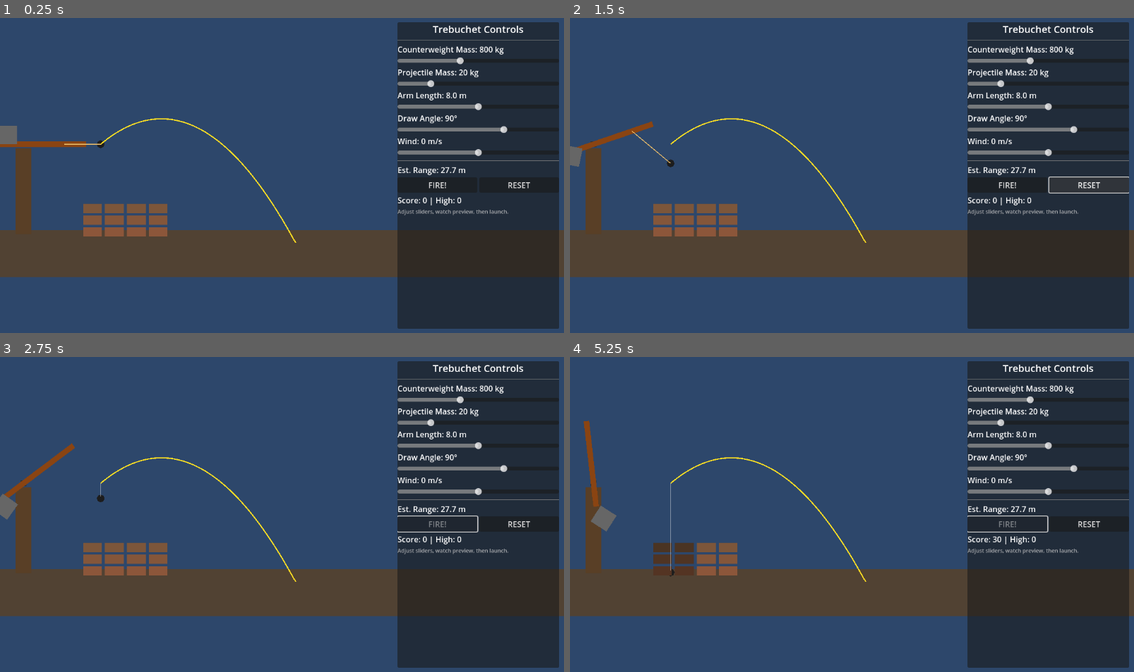
Above: before the commit, frames 1-4 (two rows, left to right).
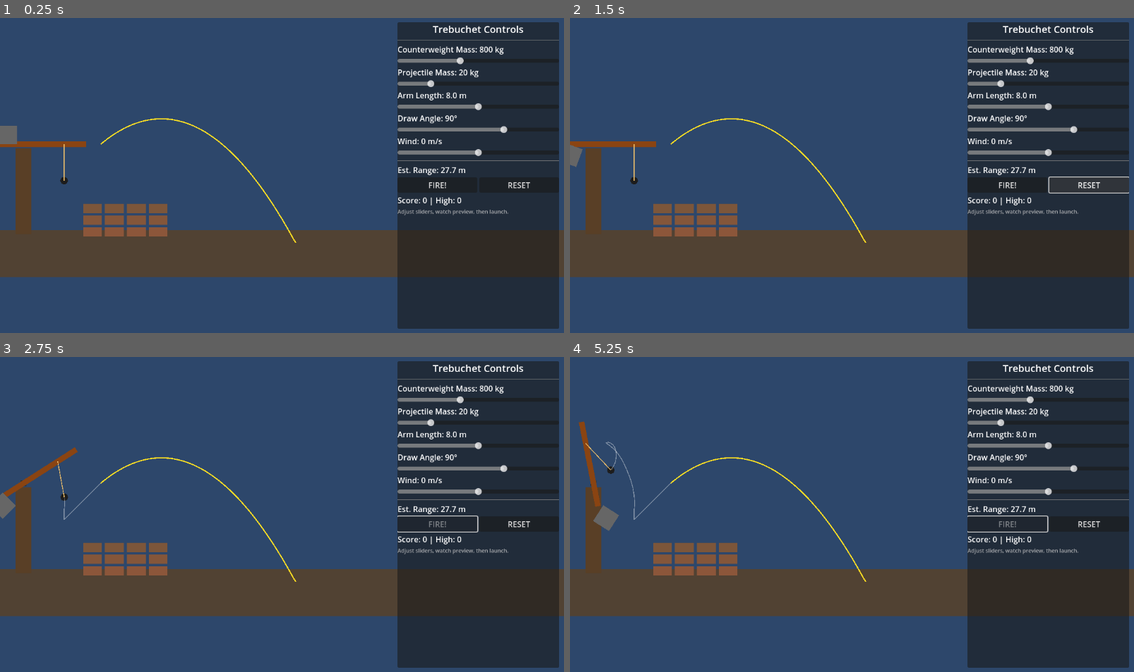
Above: after the commit, the same moments.

Repository: TrebuchetDynamics/trebuchet-dynamics-simulation
Game: Godot game, scene res://scenes/Trebuchet.tscn
Two runs of this game, one before a commit and one after it. Both use one fixed random seed, a clock stepped at 60 frames per second and the inputs below.
Inputs:
- Up to frame 1 (0.25 s): no input
- Up to frame 2 (1.5 s): click "FIRE!" at 0.5 s; click "RESET" at 1.25 s
- Up to frame 3 (2.75 s): click "FIRE!" at 2 s
- Up to frame 4 (5.25 s): no input

The runs differ from the first frame. In frame 1, 0.1% of the frame differs, in the area x 10-19%, y 38-53%; in frame 2, 0.5%; in frame 3, 0.4%; in frame 4, 1.2%, in the area x 1-83%, y 20-72%.

Commit message:
feat: Implement rigid body sling and IK-based cocking for realistic trebuchet physics

Diff:
--- a/scenes/Trebuchet.tscn
+++ b/scenes/Trebuchet.tscn
@@ -33,7 +33,6 @@
 position = Vector2(300, 400)
 
 [node name="Frame" type="StaticBody2D" parent="Simulation/TrebuchetRig"]
-visible = true
 collision_layer = 0
 collision_mask = 0
 
@@ -46,7 +45,6 @@
 
 [node name="Pivot" type="StaticBody2D" parent="Simulation/TrebuchetRig"]
 position = Vector2(0, -120)
-visible = true
 collision_layer = 0
 collision_mask = 0
 
@@ -59,7 +57,6 @@
 
 [node name="Arm" type="RigidBody2D" parent="Simulation/TrebuchetRig"]
 position = Vector2(0, -120)
-visible = true
 mass = 30.0
 freeze = true
 linear_damp = 0.1
@@ -76,7 +73,6 @@
 
 [node name="Counterweight" type="RigidBody2D" parent="Simulation/TrebuchetRig"]
 position = Vector2(0, -220)
-visible = true
 mass = 800.0
 linear_damp = 0.2
 angular_damp = 0.1
@@ -106,21 +102,11 @@
 position = Vector2(0, -120)
 node_a = NodePath("../Pivot")
 node_b = NodePath("../Arm")
-disable_collision = true
 
 [node name="JointCounterweight" type="PinJoint2D" parent="Simulation/TrebuchetRig"]
 position = Vector2(0, -200)
 node_a = NodePath("../Arm")
 node_b = NodePath("../Counterweight")
-disable_collision = true
-
-[node name="JointSling" type="DampedSpringJoint2D" parent="Simulation/TrebuchetRig"]
-position = Vector2(0, -20)
-node_a = NodePath("../Arm")
-node_b = NodePath("../Projectile")
-rest_length = 80.0
-stiffness = 420.0
-damping = 12.0
 
 [node name="SlingLine" type="Line2D" parent="Simulation/TrebuchetRig"]
 points = PackedVector2Array(0, -20, 0, 60)
@@ -146,6 +132,7 @@
 position = Vector2(960, 540)
 
 [node name="CollisionShape2D" type="CollisionShape2D" parent="Simulation/GroundCollider"]
+position = Vector2(0, 194)
 shape = SubResource("RectGround")
 
 [node name="CanvasLayer" type="CanvasLayer" parent="."]
--- a/scripts/Trebuchet.gd
+++ b/scripts/Trebuchet.gd
@@ -7,8 +7,9 @@
 const GROUND_CHECK_Y := GROUND_Y + PROJ_RADIUS
 const GRAVITY := 9.81
 const WIND_FORCE_SCALE := 32.0
-const SLING_STIFFNESS := 150.0
-const SLING_DAMPING := 20.0
+const SLING_SEGMENT_WIDTH := 4.0
+
+
 const SIM_STEPS := 220
 const TRAJECTORY_DT := 0.03
 const TRAIL_POINT_DISTANCE := 6.0
@@ -34,7 +35,7 @@
 	"projectile": {"title": "Projectile Mass (kg)", "min": 1.0, "max": 100.0, "step": 1.0, "format": "Projectile Mass: %.0f kg"},
 	"arm": {"title": "Arm Length (m)", "min": 4.0, "max": 12.0, "step": 0.1, "format": "Arm Length: %.1f m"},
 	"draw": {"title": "Draw Angle (deg)", "min": 30.0, "max": 120.0, "step": 1.0, "format": "Draw Angle: %.0f°"},
-	"wind": {"title": "Wind Force (m/s)", "min": -20.0, "max": 20.0, "step": 1.0, "format": "Wind: %.0f m/s"},
+	"wind": {"title": "Wind Force (m/s)", "min": - 20.0, "max": 20.0, "step": 1.0, "format": "Wind: %.0f m/s"},
 }
 
 var slider_refs: Dictionary = {}
@@ -66,8 +67,11 @@
 var projectile_body: RigidBody2D
 var joint_pivot: PinJoint2D
 var joint_counterweight: PinJoint2D
-var joint_sling: DampedSpringJoint2D = null
+var joint_arm_sling: PinJoint2D
+var joint_sling_proj: PinJoint2D
+var sling_body: RigidBody2D
 var sling_line: Line2D
+
 
 var arm_short_length_px: float = 60.0
 var arm_long_length_px: float = 160.0
@@ -108,7 +112,8 @@
 	projectile_body = trebuchet_rig.get_node("Projectile") as RigidBody2D
 	joint_pivot = trebuchet_rig.get_node("JointPivot") as PinJoint2D
 	joint_counterweight = trebuchet_rig.get_node("JointCounterweight") as PinJoint2D
-	joint_sling = trebuchet_rig.get_node_or_null("JointSling") as DampedSpringJoint2D
+
+
 	sling_line = trebuchet_rig.get_node("SlingLine") as Line2D
 	ui_root = _get_or_create_ui_root()
 	projectile_body.continuous_cd = RigidBody2D.CCD_MODE_CAST_RAY
@@ -120,11 +125,12 @@
 		joint_pivot.softness = 0.0
 	if joint_counterweight:
 		joint_counterweight.softness = 0.0
+		joint_counterweight.disable_collision = true
 	arm_body.gravity_scale = grav_scale
 	counterweight_body.gravity_scale = grav_scale
 	projectile_body.gravity_scale = grav_scale
 
-func _physics_process(delta: float) -> void:
+func _physics_process(_delta: float) -> void:
 	if not projectile_body:
 		return
 	var global_pos: Vector2 = projectile_body.global_position
@@ -444,42 +450,61 @@
 		var hinge_global := arm_body.to_global(Vector2(0, -arm_short_length_px))
 		joint_counterweight.position = trebuchet_rig.to_local(hinge_global)
 		joint_counterweight.disable_collision = true
-	if joint_sling and arm_body and trebuchet_rig:
-		var sling_anchor_global := _arm_tip_global()
-		joint_sling.node_a = NodePath("../Arm")
-		joint_sling.node_b = NodePath("../Projectile")
-		joint_sling.position = trebuchet_rig.to_local(sling_anchor_global)
-		joint_sling.rest_length = sling_length_px
-		joint_sling.stiffness = SLING_STIFFNESS
-		joint_sling.damping = SLING_DAMPING
-		joint_sling.disable_collision = true
+
 
 func _cock_trebuchet() -> void:
 	if not arm_body or not projectile_body:
 		return
-	_ensure_sling_joint()
-	var cock_angle: float = -float(clamp(slider_state["draw"], 40.0, 120.0))
+
+	# 1. Set Arm Angle
+	var cock_angle: float = - float(clamp(slider_state["draw"], 40.0, 120.0))
 	_set_bodies_frozen(true)
-	arm_body.can_sleep = false
-	counterweight_body.can_sleep = false
-	projectile_body.can_sleep = false
 	arm_body.rotation_degrees = cock_angle
 	arm_body.linear_velocity = Vector2.ZERO
 	arm_body.angular_velocity = 0.0
+
+	# 2. Position Counterweight
 	var counter_anchor_global := arm_body.to_global(Vector2(0, -arm_short_length_px))
 	var counter_local := trebuchet_rig.to_local(counter_anchor_global + Vector2(0, -COUNTER_HINGE_DROP))
 	counterweight_body.position = counter_local
 	counterweight_body.linear_velocity = Vector2.ZERO
 	counterweight_body.angular_velocity = 0.0
-	var projectile_global := arm_body.to_global(Vector2(0, arm_long_length_px + sling_length_px))
-	projectile_body.position = trebuchet_rig.to_local(projectile_global)
+
+	# 3. Calculate Projectile & Sling Position (IK)
+	var tip_global := _arm_tip_global()
+	var ground_y_local := trebuchet_rig.to_local(Vector2(0, GROUND_CHECK_Y - PROJ_RADIUS)).y
+	var tip_local := trebuchet_rig.to_local(tip_global)
+
+	# Default: Hanging straight down
+	var proj_local := tip_local + Vector2(0, sling_length_px)
+
+	# Ground collision check (Circle-Line intersection)
+	if proj_local.y > ground_y_local:
+		var dy := ground_y_local - tip_local.y
+		# If arm tip is below ground (unlikely but possible), clamp
+		if dy < 0:
+			proj_local = Vector2(tip_local.x, ground_y_local)
+		elif dy < sling_length_px:
+			# Calculate horizontal offset to maintain sling length
+			var dx := sqrt(sling_length_px * sling_length_px - dy * dy)
+			# Place projectile "behind" the swing direction (to the right if arm is cocked left/up)
+			# Arm is cocked negative degrees (left/up). Swing goes right.
+			# Projectile usually drags behind.
+			proj_local = Vector2(tip_local.x + dx, ground_y_local)
+
+	projectile_body.position = proj_local
 	projectile_body.rotation = 0.0
 	projectile_body.linear_velocity = Vector2.ZERO
 	projectile_body.angular_velocity = 0.0
+
+	# 4. Rebuild Sling Rig
+	_rebuild_sling_rig(tip_local, proj_local)
+
 	_update_joint_targets()
 	sling_attached = true
 	released = false
 	armed = false
+
 
 func _set_bodies_frozen(flag: bool) -> void:
 	for body in [arm_body, counterweight_body, projectile_body]:
@@ -487,49 +512,113 @@
 			body.freeze = flag
 			if flag:
 				body.sleeping = true
-
-func _ensure_sling_joint() -> void:
-	if not trebuchet_rig or not arm_body or not projectile_body:
-		return
-	if joint_sling and is_instance_valid(joint_sling):
-		_update_joint_targets()
-		return
-	joint_sling = DampedSpringJoint2D.new()
-	joint_sling.name = "JointSling"
-	joint_sling.node_a = NodePath("../Arm")
-	joint_sling.node_b = NodePath("../Projectile")
-	joint_sling.disable_collision = true
-	joint_sling.stiffness = SLING_STIFFNESS
-	joint_sling.damping = SLING_DAMPING
-	trebuchet_rig.add_child(joint_sling)
-	_update_joint_targets()
+	if sling_body and is_instance_valid(sling_body):
+		sling_body.freeze = flag
+		if flag:
+			sling_body.sleeping = true
+
+
+func _rebuild_sling_rig(tip_local: Vector2, proj_local: Vector2) -> void:
+	# Cleanup old rig
+	if sling_body and is_instance_valid(sling_body):
+		sling_body.queue_free()
+	if joint_arm_sling and is_instance_valid(joint_arm_sling):
+		joint_arm_sling.queue_free()
+	if joint_sling_proj and is_instance_valid(joint_sling_proj):
+		joint_sling_proj.queue_free()
+
+	sling_body = null
+	joint_arm_sling = null
+	joint_sling_proj = null
+
+	# Create single rigid sling body
+	var sling_vec := proj_local - tip_local
+	var sling_len := sling_vec.length()
+	var angle := sling_vec.angle()
+
+	sling_body = RigidBody2D.new()
+	sling_body.name = "SlingBody"
+	sling_body.mass = 0.5 # Light but not massless
+	sling_body.gravity_scale = grav_scale
+	sling_body.linear_damp = 0.05
+	sling_body.angular_damp = 0.05
+	sling_body.collision_layer = 0
+	sling_body.collision_mask = 0
+
+	# Position at midpoint
+	var midpoint := (tip_local + proj_local) * 0.5
+	sling_body.position = midpoint
+	sling_body.rotation = angle + PI / 2
+
+	# Shape for mass distribution
+	var shape := RectangleShape2D.new()
+	shape.size = Vector2(SLING_SEGMENT_WIDTH, sling_len)
+	var coll := CollisionShape2D.new()
+	coll.shape = shape
+	sling_body.add_child(coll)
+
+	trebuchet_rig.add_child(sling_body)
+
+	# Pin joint: Arm -> Sling (at arm tip)
+	joint_arm_sling = PinJoint2D.new()
+	joint_arm_sling.name = "JointArmSling"
+	joint_arm_sling.node_a = arm_body.get_path()
+	joint_arm_sling.node_b = sling_body.get_path()
+	joint_arm_sling.position = tip_local
+	joint_arm_sling.disable_collision = true
+	joint_arm_sling.softness = 0.0
+	trebuchet_rig.add_child(joint_arm_sling)
+
+	# Pin joint: Sling -> Projectile (at projectile)
+	joint_sling_proj = PinJoint2D.new()
+	joint_sling_proj.name = "JointSlingProj"
+	joint_sling_proj.node_a = sling_body.get_path()
+	joint_sling_proj.node_b = projectile_body.get_path()
+	joint_sling_proj.position = proj_local
+	joint_sling_proj.disable_collision = true
+	joint_sling_proj.softness = 0.0
+	trebuchet_rig.add_child(joint_sling_proj)
+
 
 func _release_projectile() -> void:
 	released = true
 	sling_attached = false
-	if joint_sling and is_instance_valid(joint_sling):
-		joint_sling.queue_free()
-	joint_sling = null
+	if joint_sling_proj and is_instance_valid(joint_sling_proj):
+		joint_sling_proj.queue_free()
+		joint_sling_proj = null
+
 
 func _check_release_condition() -> void:
 	if released or not armed:
 		return
-	var tip_vector := (_arm_tip_global() - arm_body.global_position).normalized()
-	var angle: float = abs(rad_to_deg(Vector2.RIGHT.angle_to(tip_vector)))
-	if angle <= release_angle_tolerance_deg:
+	# Release when arm is perpendicular to ground (pointing straight up)
+	# This is when the arm's rotation is approximately 90 degrees (PI/2 radians)
+	var arm_angle_deg: float = rad_to_deg(arm_body.rotation)
+	# Normalize to -180 to 180 range
+	while arm_angle_deg > 180.0:
+		arm_angle_deg -= 360.0
+	while arm_angle_deg < -180.0:
+		arm_angle_deg += 360.0
+
+	# Release when arm is vertical (90 degrees ± tolerance)
+	# Since arm starts at negative angle and swings up, we check for 90 degrees
+	if abs(arm_angle_deg - 90.0) <= release_angle_tolerance_deg:
 		_release_projectile()
+
 
 func _update_sling_line() -> void:
 	if not sling_line or not arm_body:
 		return
-	var anchor := trebuchet_rig.to_local(_arm_tip_global())
 	var points := PackedVector2Array()
-	points.append(anchor)
-	if sling_attached:
+	points.append(trebuchet_rig.to_local(_arm_tip_global()))
+
+	if sling_attached and sling_body and is_instance_valid(sling_body):
 		points.append(trebuchet_rig.to_local(projectile_body.global_position))
 	else:
-		points.append(anchor)
+		points.append(trebuchet_rig.to_local(_arm_tip_global()))
+
 	sling_line.points = points
+
 
 func _arm_tip_global() -> Vector2:
 	return arm_body.to_global(Vector2(0, arm_long_length_px))
Not shown, changed: docs.md
Not shown, changed: notes.md
